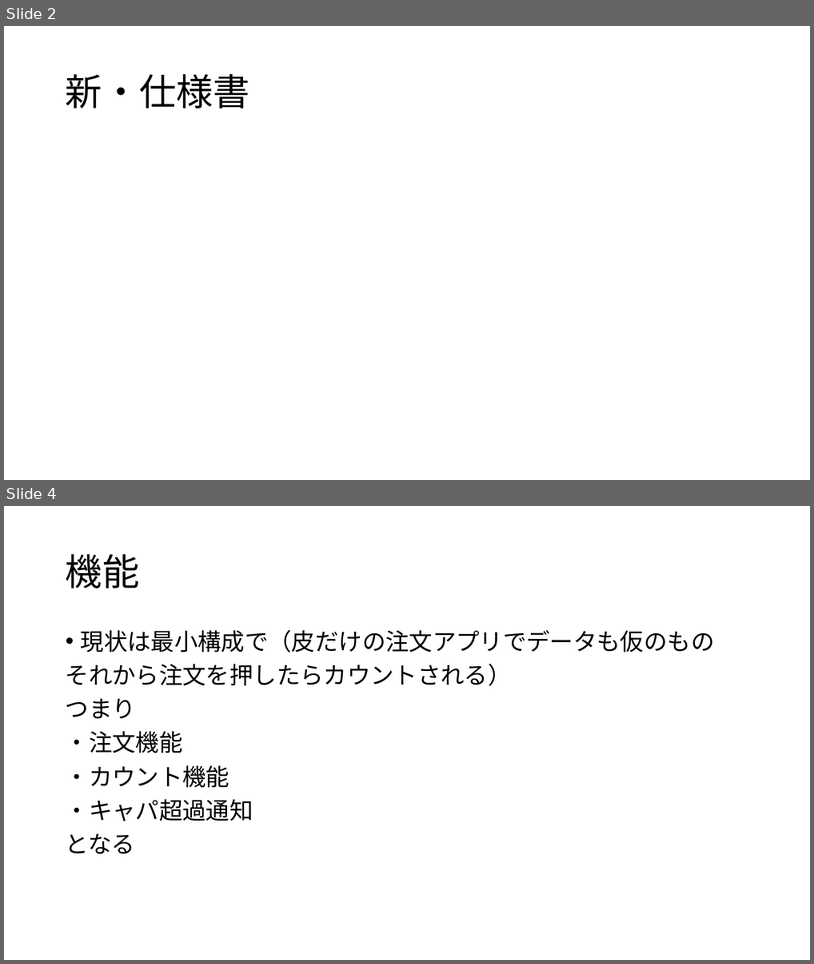
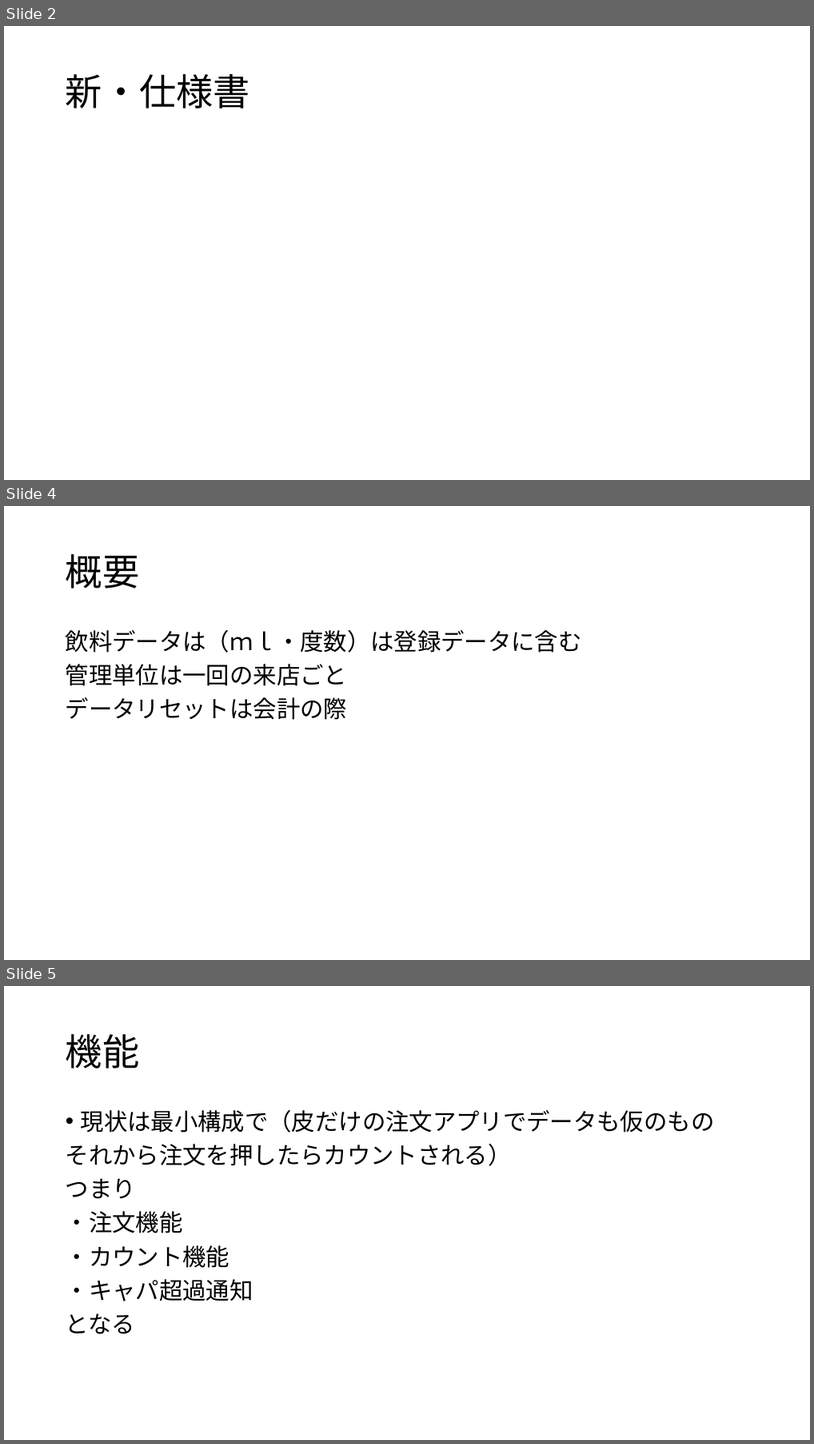
Before and after one commit to maruaki101/mobile_flutter_dayon, a slide deck: 新・仕様書.pptx. Shown one above the other, each under a label of ours: slides 2 and 4 before the commit, slides 2, 4 and 5 after it; the slides between them are not shown. The pictures are 814x964 and 814x1444 pixels, drawn with LibreOffice and Linux fonts; fonts in the diff are those of the drawing. Boxes give left, top, right and bottom in pixels: in the first picture for what was removed or moved away, otherwise in the second. Text is boxed around its words. In the diff, an @@ line names an element or a change of style, - is before the commit and + after.

Commit message:
更新

```diff
--- a/新・仕様書.pptx
+++ b/新・仕様書.pptx
@@ slide 4 added at [4,506,810,960], background #FFFFFF @@
@@ title added at [66,554,139,588], 44 pt, text #000000 @@
+概要
@@ text added at [66,630,582,720], 28 pt, text #000000 @@
+飲料データは（ｍｌ・度数）は登録データに含む
+管理単位は一回の来店ごと
+データリセットは会計の際
@@ what was slide 4 is now slide 5 @@
```
